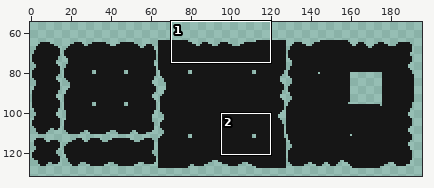
Pixel-art file: assets/tiles.aseprite. Above: a wide view before the commit, with the close-up outlined.
Close-up. As it was:
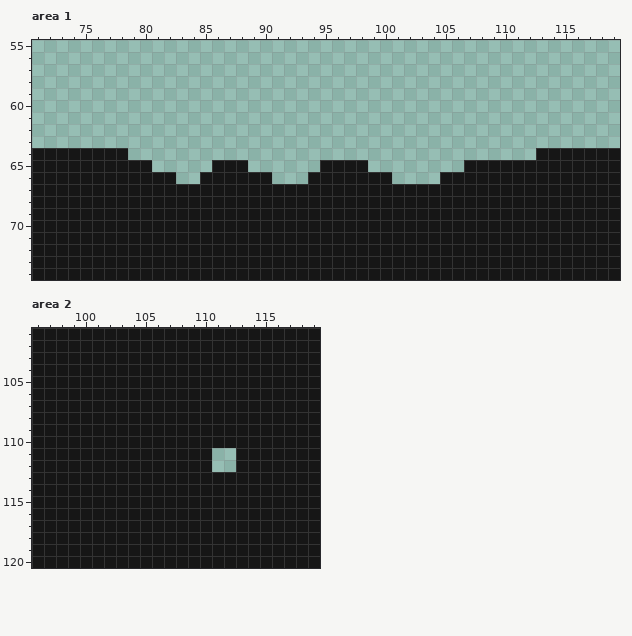
256x256 pixels, 1 frame. Shown: area 1: x 71..119, y 55..74; area 2: x 96..119, y 101..120. The wide view leaves out empty margins. The commit also changed other parts of the picture, which this record leaves out.
Now the later version:
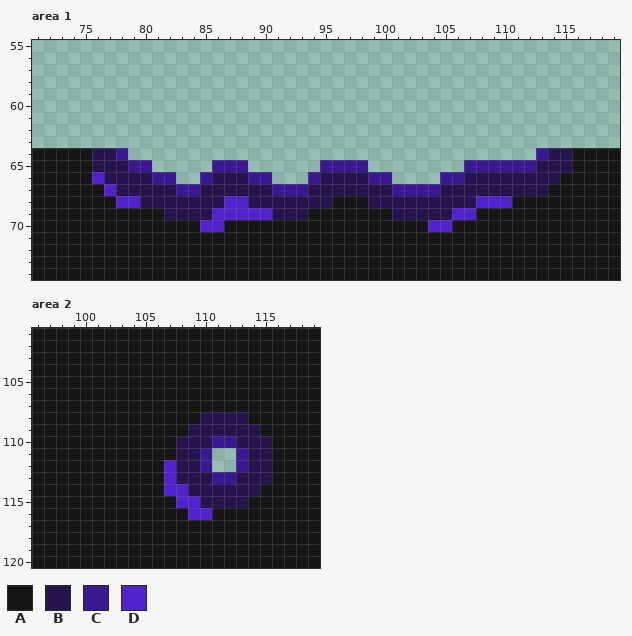
Palette (. is transparent): A #161616  B #26144f  C #3a1891  D #5222cd
The edit:
Area 1, layer "liquid":
y 64: x 76..78 AAA -> BBC; x 113..115 AAA -> CBB
y 65: x 76..80 AAAAA -> BBBCC; x 86..88 AAA -> CCC; x 95..98 AAAA -> CCCC; x 107..115 AAAAAAAAA -> CCCCCCBBB
y 66: x 76..82 AAAAAAA -> DBBBBCC; x 85..90 AAAAAA -> CBBBCC; x 94..100 AAAAAAA -> CBBBBCC; x 105..114 AAAAAAAAAA -> CCBBBBBBBB
y 67: x 77..113 AAAAAAAAAAAAAAAAAAAAAAAAAAAAAAAAAAAAA -> DBBBBBCCBBBBBBCCCBBBBBBBCCCCBBBBBBBBB
y 68: x 78..95 AAAAAAAAAAAAAAAAAA -> DDBBBBBBBDDBBBBBBB; x 99..110 AAAAAAAAAAAA -> BBBBBBBBBDDD
y 69: x 82..93 AAAAAAAAAAAA -> BBBBDDDDDBBB; x 101..107 AAAAAAA -> BBBBBDD
y 70: x 85..86 AA -> DD; x 104..105 AA -> DD
Area 2, layer "liquid":
y 108: x 110..113 AAAA -> BBBB
y 109: x 109..114 AAAAAA -> BBBBBB
y 110: x 108..115 AAAAAAAA -> BBBCCBBB
y 111: x 108..110 AAA -> BBC; x 113..115 AAA -> CBB
y 112: x 107..110 AAAA -> DBBC; x 113..115 AAA -> CBB
y 113: x 107..115 AAAAAAAAA -> DBBBCCBBB
y 114: x 107..114 AAAAAAAA -> DDBBBBBB
y 115: x 108..113 AAAAAA -> DDBBBB
y 116: x 109..110 AA -> DD
Boxes around the changes in both close-ups, in picture pixels (x1, y1, x2, y2):
changed: (92, 148, 572, 232)
changed: (164, 412, 272, 520)
